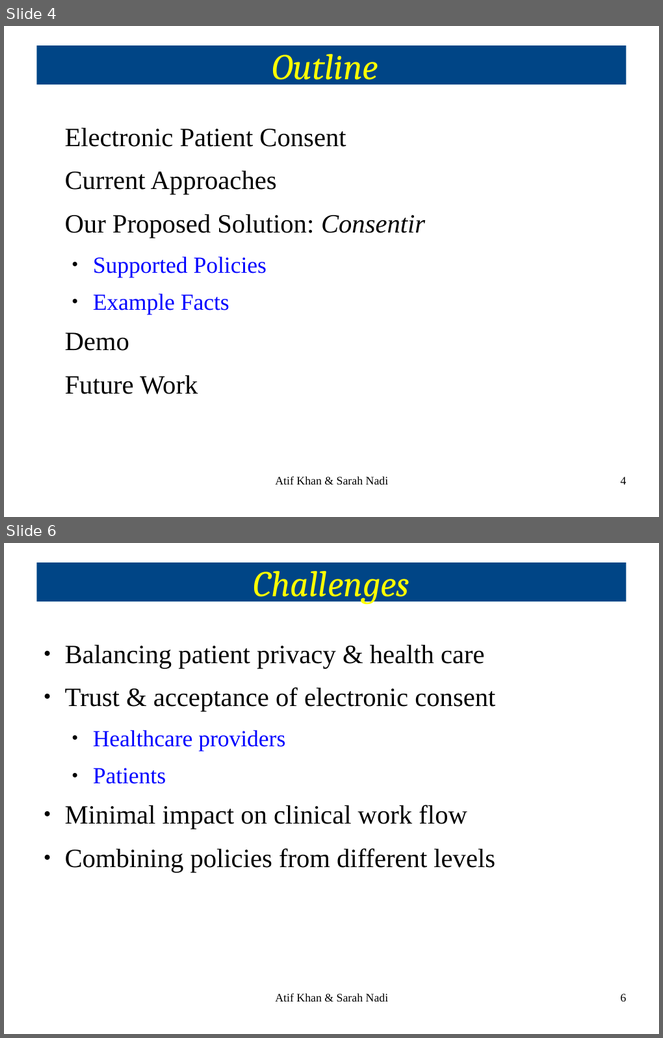
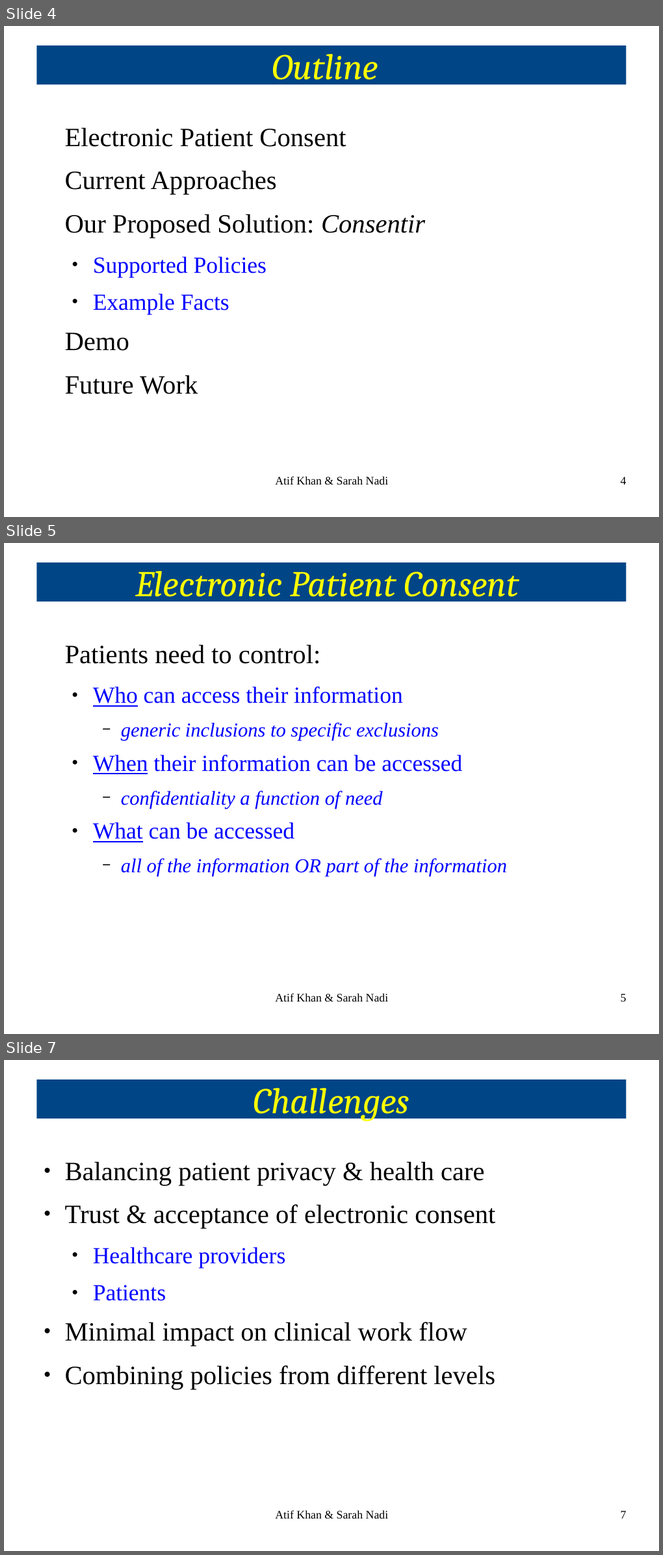
Before and after one commit to snadi/cs898proj, a slide deck: cs898proj/Presentation/CS898ProjPresentation.odp. Shown one above the other, each under a label of ours: slides 4 and 6 before the commit, slides 4, 5 and 7 after it; the slides between them are not shown. The pictures are 663x1038 and 663x1555 pixels, drawn with LibreOffice and Linux fonts; fonts in the diff are those of the drawing. Boxes give left, top, right and bottom in pixels: in the first picture for what was removed or moved away, otherwise in the second. Text is boxed around its words. In the diff, an @@ line names an element or a change of style, - is before the commit and + after.

```diff
--- a/cs898proj/Presentation/CS898ProjPresentation.odp
+++ b/cs898proj/Presentation/CS898ProjPresentation.odp
@@ slide 5 added at (x1=4, y1=543, x2=659, y2=1034), background #FFFFFF @@
@@ title added at (x1=36, y1=563, x2=627, y2=601), fill #004586, 44 pt, text #FFFF00, italic @@
+Electronic Patient Consent
@@ text added at (x1=65, y1=644, x2=507, y2=877), 24 pt, text #0000FF, italic @@
+Patients need to control:
+  ● Who can access their information
+    − generic inclusions to specific exclusions
+  ● When their information can be accessed
+    − confidentiality a function of need
+  ● What can be accessed
+    − all of the information OR part of the information
@@ text added at (x1=275, y1=993, x2=389, y2=1002), 14 pt, text #000000 @@
+Atif Khan & Sarah Nadi
@@ page number added at (x1=621, y1=994, x2=627, y2=1002), 14 pt, text #000000 @@
+5
@@ what was slide 6 is now slide 7 @@
@@ page number at (x1=621, y1=1511, x2=627, y2=1519): text changed @@
-6
+7
```
Also in this commit, not shown: 2 slides changed.
